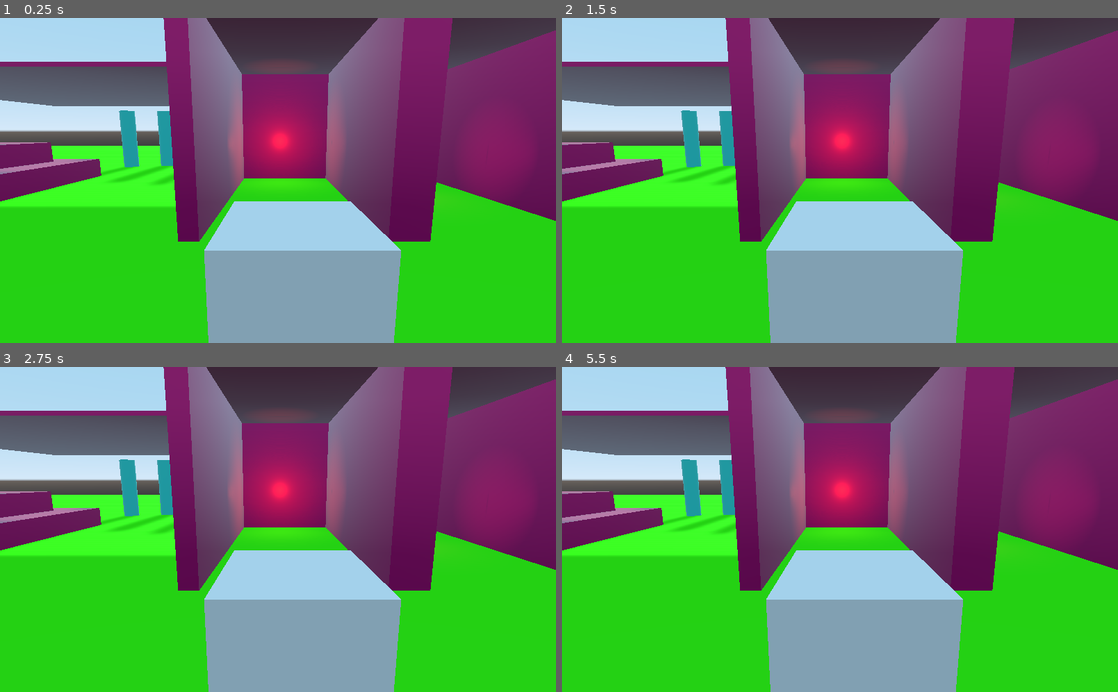
Above: before the commit, frames 1-4 (two rows, left to right).
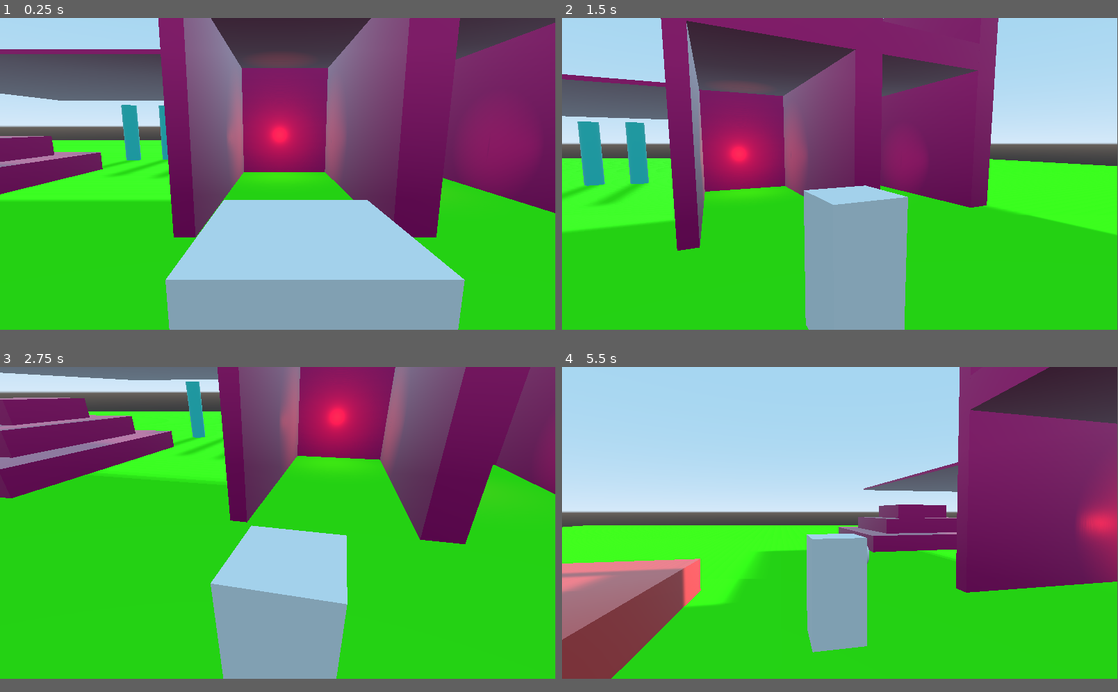
Above: after the commit, the same moments.

Repository: binaryorange/ECC
Game: Godot game, scene res://Testing.tscn
The game is run twice, just before and just after one commit, with the same random seed, the same clock (stepped at 60 frames per second) and the same inputs.
Inputs (mouse positions are in pixels of both pictures, inside the frame that each line leads up to):
- Up to frame 1 (0.25 s): no input
- Up to frame 2 (1.5 s): tap Enter at 0.5 s; move the mouse to (962, 164) at 0.52 s; hold Mouse wheel down (mouse_zoom_out, bound only after the comm… 0.53-1.28 s; click (962, 164) at 0.67 s; move the mouse to (728, 196) at 1.27 s; tap Mouse wheel down (mouse_zoom_out, bound only after the comm… at 1.35 s; click (728, 196) at 1.42 s
- Up to frame 3 (2.75 s): move the mouse to (333, 458) at 2.02 s; hold Mouse wheel down (mouse_zoom_out, bound only after the comm… from 2.03 s (still down); click (333, 458) at 2.17 s
- Up to frame 4 (5.5 s): move the mouse to (812, 594) at 2.77 s; release Mouse wheel down (mouse_zoom_out, bound only after the comm… at 2.78 s; tap Mouse wheel down (mouse_zoom_out, bound only after the comm… at 2.85, 4.35 s; click (812, 594) at 2.92 s; move the mouse to (1006, 578) at 3.52 s; hold Mouse wheel down (mouse_zoom_out, bound only after the comm… 3.53-4.28 s; click (1006, 578) at 3.67 s; tap Escape (capture_mouse, bound only after the commit) at 4.15 s; move the mouse to (673, 480) at 4.27 s; click (673, 480) at 4.42 s; move the mouse to (867, 529) at 5.02 s; hold Mouse wheel down (mouse_zoom_out, bound only after the comm… from 5.03 s (still down); click (867, 529) at 5.17 s
In our replay, the window is 800x468 before the commit and 799x449 after it. These sizes can differ from the game's own. Grey fills any space a smaller window leaves; there, only what the larger window draws over its background counts as a difference.

The runs differ from the first frame. In frame 1, 19% of the frame differs, in the area x 0-100%, y 0-100%; in frame 2, 60%; in frame 3, 59%; in frame 4, 60%.

Commit message:
ADDED: Mouse input support
Finally added mouse input support, so now you can switch between the mouse and controller by hitting "escape".

Want to create a similar situation where if there is no input being detected from the gamepad while the mouse is moving, then we use mouse, and vice-versa for the gamepad. May not be possible since Godot handles input strangely, but won't stop me from trying!

Diff:
--- a/ECC_Controller.gd
+++ b/ECC_Controller.gd
@@ -35,6 +35,14 @@
 
 # export our view cam distance modifier
 export (float) var ViewCamDistanceModifier = 0.15
+
+# allow the user to choose if there's a follow delay or not
+export (bool) var EnableFollowDelay = false
+export (float) var FollowDelayWeight = 0.07
+
+# allow the user to choose to allow mouse input if gamepad is not being used
+export (bool) var EnableMouseInput = false
+export (float) var MouseSensitivity = 2
 
 # our local variables
 var cam_up = 0.0
@@ -55,6 +63,8 @@
 
 # hide these when we are running the game
 var helper_mesh
+var mouse_captured = false
+var mouse_moved = false
 
 # Called when the node enters the scene tree for the first time.
 func _ready():
@@ -98,6 +108,11 @@
 	collision_probe_shape.shape.radius = CollisionProbeSize
 	print("Set CollisionProbeSize to: " + str(collision_probe_shape.shape.radius))
 
+	# capture the mouse if we have enabled mouse input
+	if EnableMouseInput:
+		mouse_captured = true
+		Input.set_mouse_mode(Input.MOUSE_MODE_CAPTURED)
+
 # Called every frame. 'delta' is the elapsed time since the previous frame.
 func _process(delta):
 	_get_input()
@@ -105,26 +120,38 @@
 
 # get our input for the camera
 func _get_input():
-	# store the right movement
-	cam_right = Input.get_action_strength("cam_look_right") - Input.get_action_strength("cam_look_left")
-
-	# store the up movement
-	cam_up = Input.get_action_strength("cam_look_down") - Input.get_action_strength("cam_look_up")
-
-	# zoom the camera
-	if Input.is_action_just_pressed("zoom"):
-
-		# check that the zoom level isn't past the cap
-		if zoom >= max_zoom_level - 1:
-			zoom = 0
+
+	# get joystick movement data if we are not using the mouse
+	if !mouse_captured:
+		# store the right movement
+		cam_right = Input.get_action_strength("cam_look_right") - Input.get_action_strength("cam_look_left")
+
+		# store the up movement
+		cam_up = Input.get_action_strength("cam_look_down") - Input.get_action_strength("cam_look_up")
+
+		# zoom the camera
+		if Input.is_action_just_pressed("zoom"):
+			_zoom_camera(1)
+
+	# uncapture or recapture the mouse
+	if Input.is_action_just_pressed("capture_mouse"):
+		mouse_captured = !mouse_captured
+
+		if mouse_captured:
+			Input.set_mouse_mode(Input.MOUSE_MODE_CAPTURED)
 		else:
-			zoom += 1
+			Input.set_mouse_mode(Input.MOUSE_MODE_VISIBLE)
 
 # update the camera's position and rotation
 func _update_camera(delta):
 
 	# position the gimbal to the player's position, plus the offset
-	self.transform.origin = get_parent().transform.origin + gimbal_offset
+	if EnableFollowDelay:
+		self.transform.origin = lerp(self.transform.origin,
+		get_parent().transform.origin + gimbal_offset,
+		FollowDelayWeight)
+	else:
+		self.transform.origin = get_parent().transform.origin + gimbal_offset
 
 	# position the clip cam
 	clip_cam.transform.origin.z = zoom_level_array[zoom]
@@ -135,8 +162,12 @@
 	x_gimbal.rotation_degrees = x_gimbal_rotation
 
 	# set the rotational values of the gimbals
-	self.rotate_y(cam_right * RotationSpeed * delta)
-	x_gimbal.rotate_x(cam_up * RotationSpeed * delta)
+	if !mouse_captured:
+		self.rotate_y(cam_right * RotationSpeed * delta)
+		x_gimbal.rotate_x(cam_up * RotationSpeed * delta)
+	elif mouse_captured and mouse_moved:
+		self.rotate_y(cam_right * MouseSensitivity * delta)
+		x_gimbal.rotate_x(cam_up * MouseSensitivity * delta)
 
 	# now check for occluding geometry
 	_check_for_occlusion()
@@ -177,6 +208,29 @@
 	zoom_level_array[zoom] + ViewCamDistanceModifier,
 	LerpWeight)
 
+	mouse_moved = false
+
+# support mouse input
+func _input(event):
+	if mouse_captured:
+		if event is InputEventMouseMotion:
+			cam_up = deg2rad(event.relative.y * MouseSensitivity * -1)
+			cam_right = deg2rad(event.relative.x * MouseSensitivity)
+			mouse_moved = true
+
+		if event is InputEventMouseButton:
+			if event.is_action_pressed("mouse_zoom_out"):
+				_zoom_camera(1)
+
+
+func _zoom_camera(var amount):
+	# check that the zoom level isn't past the cap
+	if zoom >= max_zoom_level - 1:
+		zoom = 0
+	else:
+		zoom += amount
+	print(zoom)
+
 # tells us when the player has entered a confined space
 func _on_ConfinedSpaceArea_body_entered(body):
 	if !body.is_in_group("Player") and !is_in_confined_space:
--- a/TestPlayer.tscn
+++ b/TestPlayer.tscn
@@ -14,15 +14,16 @@
 
 [sub_resource type="CylinderMesh" id=4]
 
-[sub_resource type="SphereShape" id=6]
+[sub_resource type="SphereShape" id=5]
 
-[sub_resource type="BoxShape" id=5]
+[sub_resource type="BoxShape" id=6]
 extents = Vector3( 0.5, 2.5, 0.5 )
 
 [node name="TestPlayer" type="KinematicBody" groups=[
 "Player",
 ]]
 script = ExtResource( 2 )
+MoveSpeed = 400.0
 
 [node name="CollisionShape" type="CollisionShape" parent="." groups=[
 "Player",
@@ -52,10 +53,12 @@
 ClipCameraException = NodePath("..")
 ZoomLevels = [ NodePath("X Gimbal/ClipCameraTarget/Zoom1"), NodePath("X Gimbal/ClipCameraTarget/Zoom2"), NodePath("X Gimbal/ClipCameraTarget/Zoom3") ]
 RotationSpeed = 1.75
-CollisionProbeSize = 1.0
+CollisionProbeSize = 2.0
 MinCameraAngle = -45.0
-ClipOffsetMultiplier = 1.05
-ViewCamDistanceModifier = 1.0
+ClipOffsetMultiplier = 1.075
+ViewCamDistanceModifier = 1.05
+EnableFollowDelay = true
+EnableMouseInput = true
 
 [node name="X Gimbal" type="Spatial" parent="Y Gimbal" groups=[
 "Player",
@@ -77,7 +80,7 @@
 [node name="ViewCamera" type="Camera" parent="Y Gimbal/X Gimbal" groups=[
 "Player",
 ]]
-transform = Transform( -1, 0, 3.25841e-007, 0, 1, 0, -3.25841e-007, 0, -1, 0, 0, -5 )
+transform = Transform( -1, 0, 3.25841e-007, 0, 1, 0, -3.25841e-007, 0, -1, 0, 0, -4 )
 current = true
 fov = 60.0
 near = 0.01
@@ -92,13 +95,13 @@
 [node name="CanClipDetector" type="Area" parent="Y Gimbal/X Gimbal/ViewCamera" groups=[
 "Player",
 ]]
-transform = Transform( -1, 5.65817e-008, -3.20891e-007, 1.25092e-015, 0.984807, 0.173648, 3.25841e-007, 0.173648, -0.984807, 0, -0.174, 1 )
+transform = Transform( -1, 5.65817e-008, -3.20891e-007, 1.25092e-015, 0.984807, 0.173648, 3.25841e-007, 0.173648, -0.984807, 0, -0.174, 0.5 )
 input_ray_pickable = false
 
 [node name="CollisionShape" type="CollisionShape" parent="Y Gimbal/X Gimbal/ViewCamera/CanClipDetector" groups=[
 "Player",
 ]]
-shape = SubResource( 6 )
+shape = SubResource( 5 )
 
 [node name="ClipCameraTarget" type="Spatial" parent="Y Gimbal/X Gimbal" groups=[
 "Player",
@@ -107,7 +110,7 @@
 [node name="ClippedCamera" type="ClippedCamera" parent="Y Gimbal/X Gimbal/ClipCameraTarget" groups=[
 "Player",
 ]]
-transform = Transform( -1, 0, 3.25841e-007, 0, 1, 0, -3.25841e-007, 0, -1, 0, 0, -5 )
+transform = Transform( -1, 0, 3.25841e-007, 0, 1, 0, -3.25841e-007, 0, -1, 0, 0, -4 )
 doppler_tracking = 1
 fov = 60.0
 near = 0.01
@@ -117,17 +120,17 @@
 [node name="Zoom1" type="Position3D" parent="Y Gimbal/X Gimbal/ClipCameraTarget" groups=[
 "Player",
 ]]
-transform = Transform( 1, 0, 0, 0, 1, 0, 0, 0, 1, 0, 0, -5 )
+transform = Transform( 1, 0, 0, 0, 1, 0, 0, 0, 1, 0, 0, -4 )
 
 [node name="Zoom2" type="Position3D" parent="Y Gimbal/X Gimbal/ClipCameraTarget" groups=[
 "Player",
 ]]
-transform = Transform( 1, 0, 0, 0, 1, 0, 0, 0, 1, 0, 0, -9 )
+transform = Transform( 1, 0, 0, 0, 1, 0, 0, 0, 1, 0, 0, -8 )
 
 [node name="Zoom3" type="Position3D" parent="Y Gimbal/X Gimbal/ClipCameraTarget" groups=[
 "Player",
 ]]
-transform = Transform( 1, 0, 0, 0, 1, 0, 0, 0, 1, 0, 0, -13 )
+transform = Transform( 1, 0, 0, 0, 1, 0, 0, 0, 1, 0, 0, -12 )
 
 [node name="ConfinedSpaceDetector" type="Spatial" parent="Y Gimbal" groups=[
 "Player",
@@ -137,14 +140,13 @@
 [node name="ConfinedSpaceArea" type="Area" parent="Y Gimbal/ConfinedSpaceDetector" groups=[
 "Player",
 ]]
-transform = Transform( 1, 0, 0, 0, 1, 0, 0, 0, 1, 0, -2.38419e-007, -2.98023e-008 )
 gravity_vec = Vector3( 0, 0, 0 )
 
 [node name="Shape" type="CollisionShape" parent="Y Gimbal/ConfinedSpaceDetector/ConfinedSpaceArea" groups=[
 "Player",
 ]]
 transform = Transform( 1, 0, 0, 0, 1, 0, 0, 0, 1, 0, 2, 0 )
-shape = SubResource( 5 )
+shape = SubResource( 6 )
 
 [node name="Camera" type="Camera" parent="." groups=[
 "Player",
--- a/Testing.tscn
+++ b/Testing.tscn
@@ -65,8 +65,7 @@
 [node name="Ceiling" type="StaticBody" parent="Ceiling7"]
 
 [node name="CollisionShape" type="CollisionShape" parent="Ceiling7/Ceiling"]
-transform = Transform( 1, 0, 0, 0, 1, 0, 0, 0, 1, 0, 0, 0 )
-shape = SubResource( 6 )
+shape = SubResource( 5 )
 
 [node name="Ceiling10" type="MeshInstance" parent="."]
 transform = Transform( 10, 0, 0, 0, 1, 0, 0, 0, 10, -19, 1, -46 )
--- a/project.godot
+++ b/project.godot
@@ -18,6 +18,11 @@
 config/name="3DGimbalSetupTestThingy"
 run/main_scene="res://Testing.tscn"
 config/icon="res://icon.png"
+
+[display]
+
+window/size/width=1920
+window/size/height=1080
 
 [input]
 
@@ -71,6 +76,21 @@
 "events": [ Object(InputEventKey,"resource_local_to_scene":false,"resource_name":"","device":0,"alt":false,"shift":false,"control":true,"meta":false,"command":true,"pressed":false,"scancode":68,"unicode":0,"echo":false,"script":null)
  ]
 }
+capture_mouse={
+"deadzone": 0.5,
+"events": [ Object(InputEventKey,"resource_local_to_scene":false,"resource_name":"","device":0,"alt":false,"shift":false,"control":false,"meta":false,"command":false,"pressed":false,"scancode":16777217,"unicode":0,"echo":false,"script":null)
+ ]
+}
+mouse_zoom_in={
+"deadzone": 0.5,
+"events": [ Object(InputEventMouseButton,"resource_local_to_scene":false,"resource_name":"","device":0,"alt":false,"shift":false,"control":false,"meta":false,"command":false,"button_mask":0,"position":Vector2( 0, 0 ),"global_position":Vector2( 0, 0 ),"factor":1.0,"button_index":4,"pressed":false,"doubleclick":false,"script":null)
+ ]
+}
+mouse_zoom_out={
+"deadzone": 0.5,
+"events": [ Object(InputEventMouseButton,"resource_local_to_scene":false,"resource_name":"","device":0,"alt":false,"shift":false,"control":false,"meta":false,"command":false,"button_mask":0,"position":Vector2( 0, 0 ),"global_position":Vector2( 0, 0 ),"factor":1.0,"button_index":5,"pressed":false,"doubleclick":false,"script":null)
+ ]
+}
 
 [rendering]
 
Not shown: 10 places in Testing.tscn that only renumber resources
